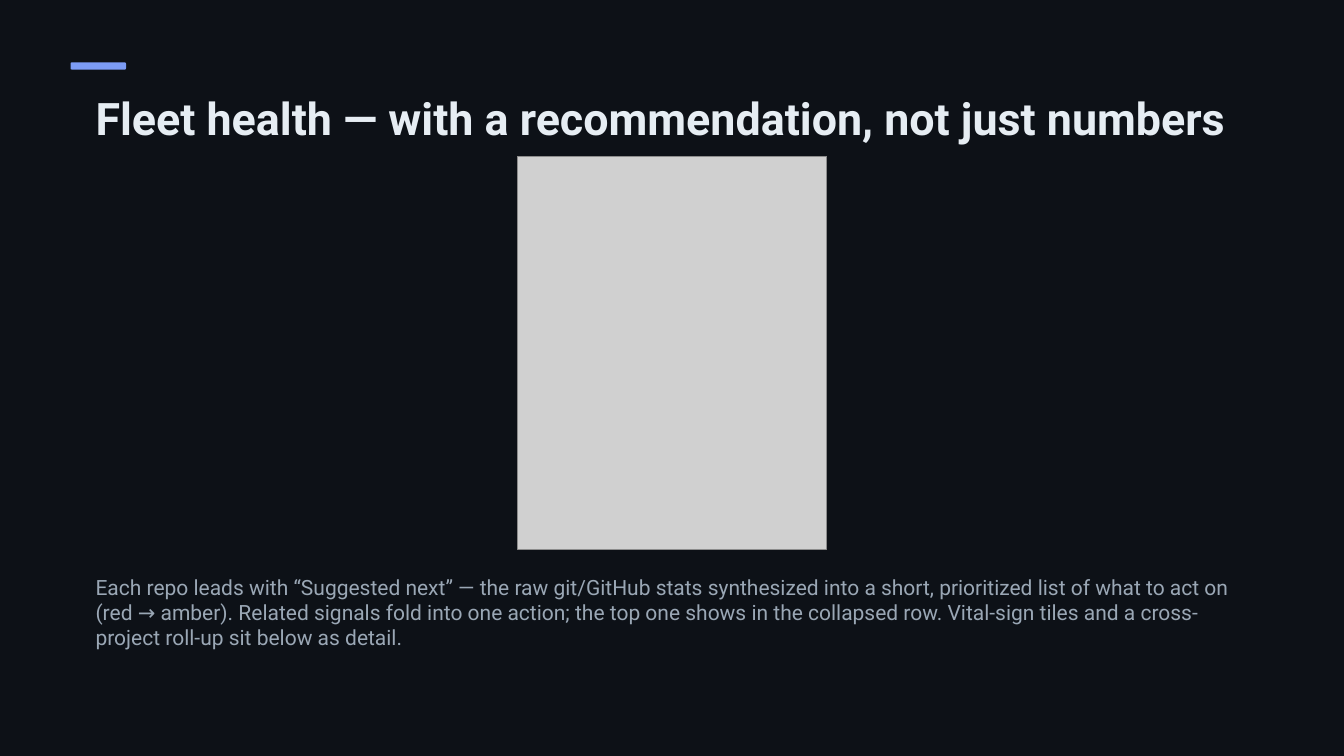
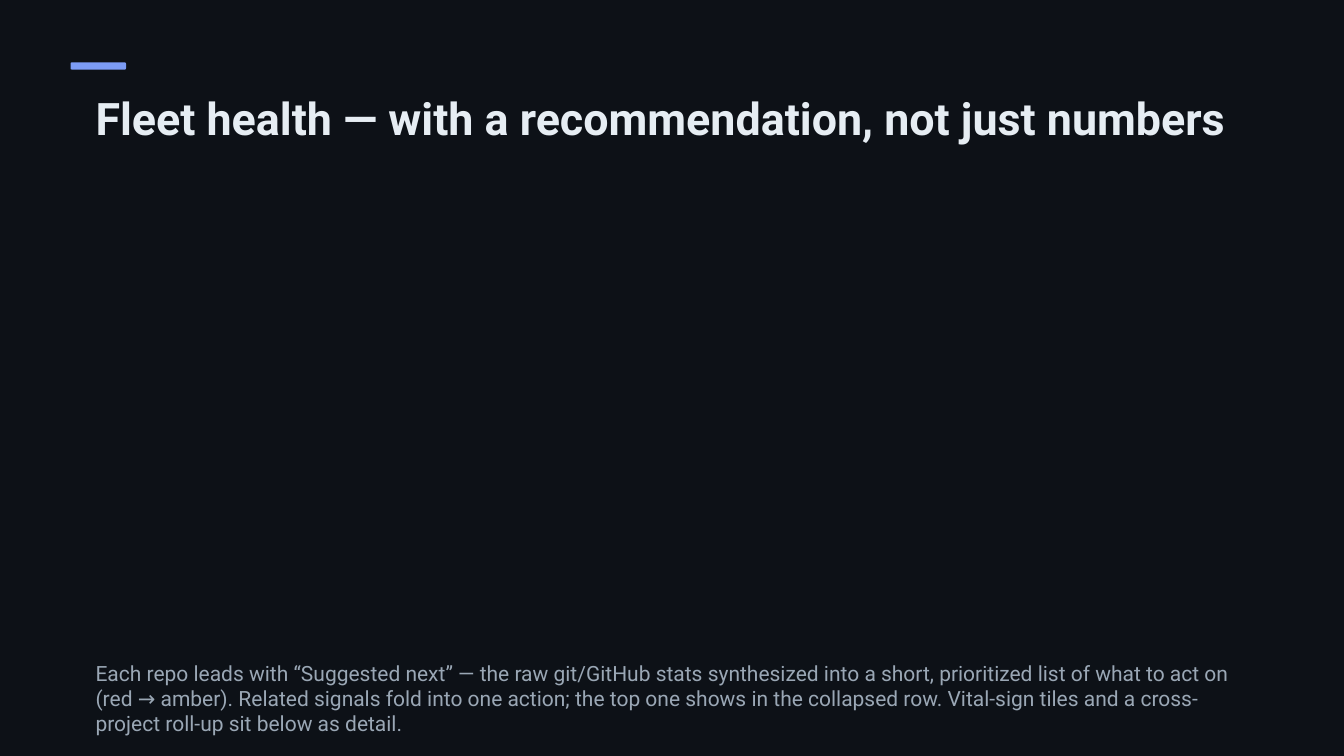
Before and after one commit to jmckinley/foreman-oss, a slide deck: slide 9 of docs/Foreman_Deck.pptx. Drawn at 1344x756 pixels with LibreOffice and Linux fonts; fonts in the diff are those of the drawing; grey boxes stand for pictures. Boxes give left, top, right and bottom in pixels: in the first picture for what was removed or moved away, otherwise in the second. Text is boxed around its words. In the diff, an @@ line names an element or a change of style, - is before the commit and + after.

```diff
--- a/docs/Foreman_Deck.pptx
+++ b/docs/Foreman_Deck.pptx
@@ picture removed at [517, 156, 827, 549] @@
@@ text "Each repo leads with “Suggested ...": place and size @@
-text "Each repo leads with “Suggested ..." at [96, 579, 1228, 650]
+text "Each repo leads with “Suggested ..." at [96, 665, 1228, 736]
```
Also in this commit, not shown: 3 other slides changed, 10 other files.
